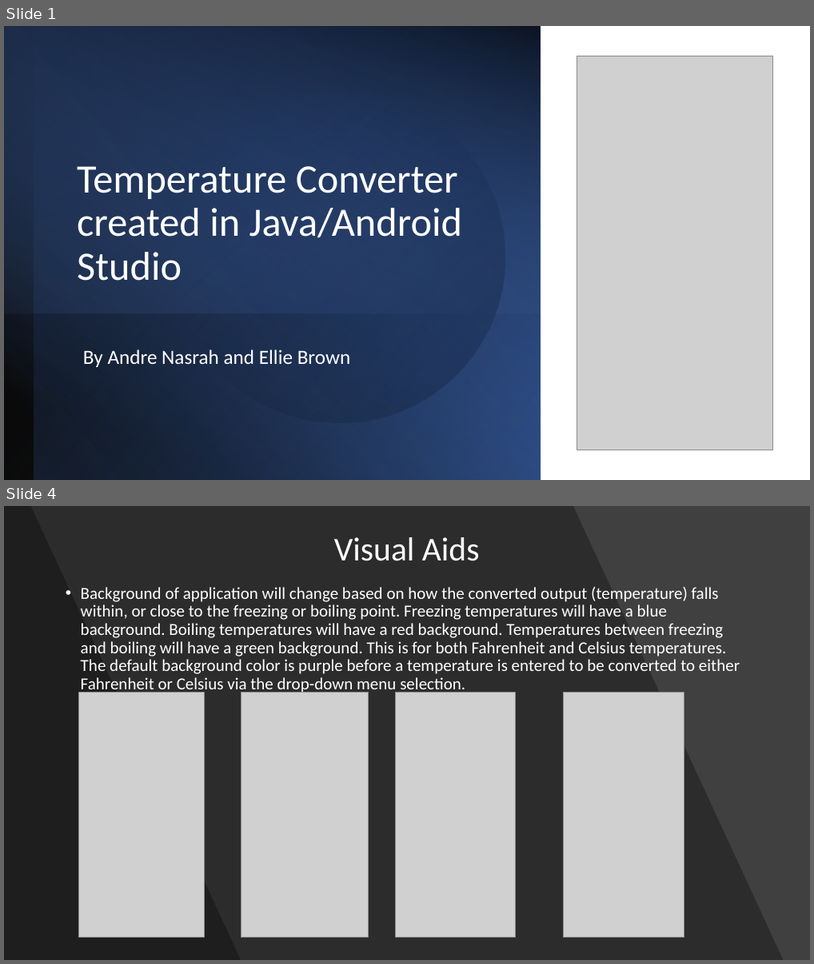
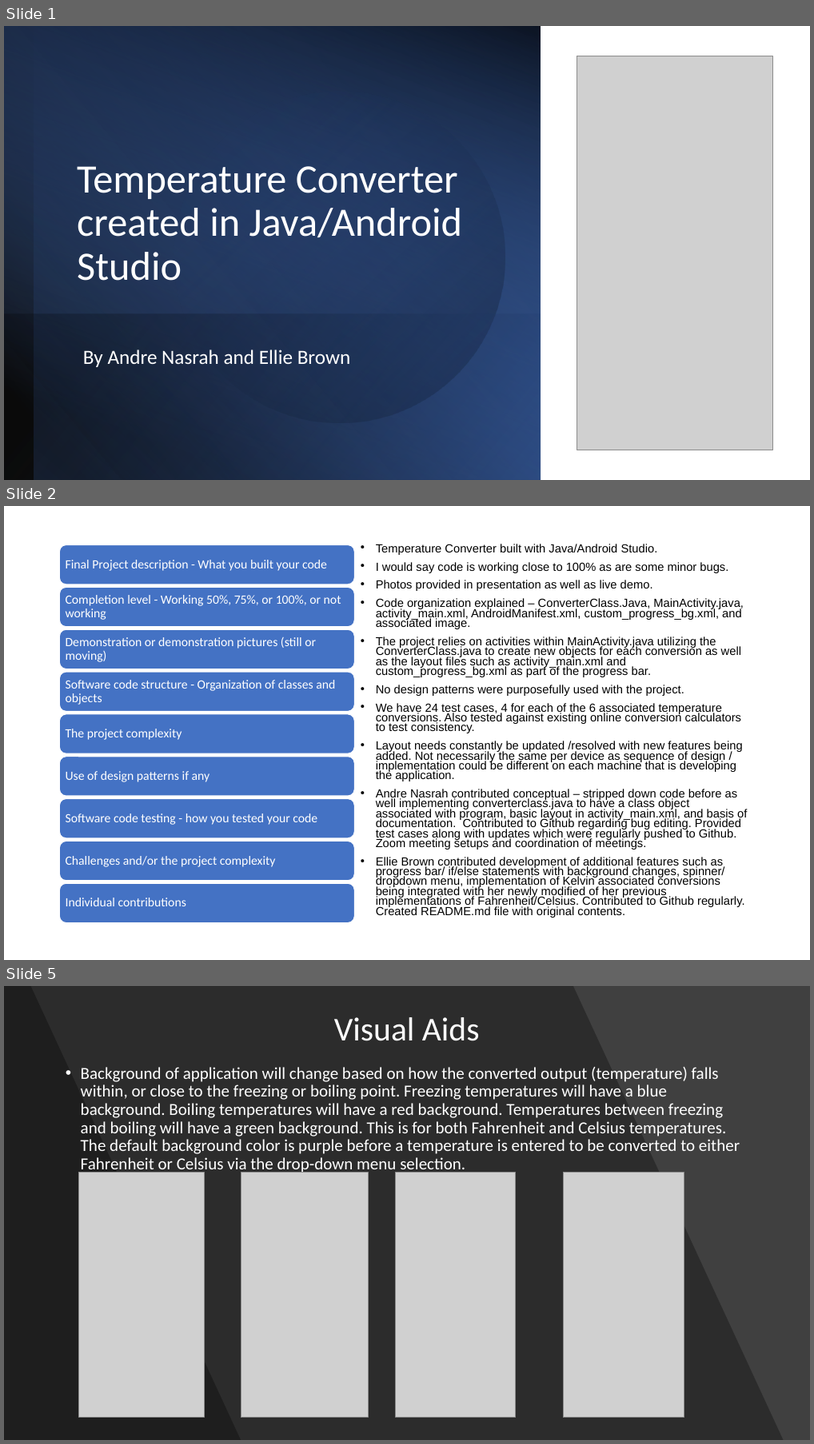
Before and after one commit to acn1008/ProjectComp730, a slide deck: Final Project.pptx. Shown one above the other, each under a label of ours: slides 1 and 4 before the commit, slides 1, 2 and 5 after it; the slides between them are not shown. The pictures are 814x964 and 814x1444 pixels, drawn with LibreOffice and Linux fonts; fonts in the diff are those of the drawing; grey boxes stand for pictures. Boxes give left, top, right and bottom in pixels: in the first picture for what was removed or moved away, otherwise in the second. Text is boxed around its words. In the diff, an @@ line names an element or a change of style, - is before the commit and + after.

Commit message:
Add files via upload
Uploading latest project presentation draft.

```diff
--- a/Final Project.pptx
+++ b/Final Project.pptx
@@ slide 2 added at [4,506,810,960], background #FFFFFF @@
@@ text added at [376,544,747,917], 14 pt, text #000000 @@
+• Temperature Converter built with Java/Android Studio.
+• I would say code is working close to 100% as are some minor bugs.
+• Photos provided in presentation as well as live demo.
+• Code organization explained – ConverterClass.Java, MainActivity.java, activity_main.xml, AndroidManifest.xml, custom_progress_bg.xml, and associated image.
+• The project relies on activities within MainActivity.java utilizing the ConverterClass.java to create new objects for each conversion as well as the layout files such as activity_main.xml and custom_progress_bg.xml as part of the progress bar.
+• No design patterns were purposefully used with the project.
+• We have 24 test cases, 4 for each of the 6 associated temperature conversions. Also tested against existing online conversion calculators to test consistency.
+• Layout needs constantly be updated /resolved with new features being added. Not necessarily the same per device as sequence of design / implementation could be different on each machine that is developing the application.
+• Andre Nasrah contributed conceptual – stripped down code before as well implementing converterclass.java to have a class object associated with program, basic layout in activity_main.xml, and basis of documentation. Contributed to Github regarding bug editing. Provided test cases along with updates which were regularly pushed to Github. Zoom meeting setups and coordination of meetings.
+• Ellie Brown contributed development of additional features such as progress bar/ if/else statements with background changes, spinner/ dropdown menu, implementation of Kelvin associated conversions being integrated with her newly modified of her previous implementations of Fahrenheit/Celsius. Contributed to Github regularly. Created README.md file with original contents.
@@ group added at [60,544,355,922]: 9 rounded rectangles, 9 texts @@
+Final Project description - What you built your code
+Completion level - Working 50%, 75%, or 100%, or not working
+Demonstration or demonstration pictures (still or moving)
+Software code structure - Organization of classes and objects
+The project complexity
+Use of design patterns if any
+Software code testing - how you tested your code
+Challenges and/or the project complexity
+Individual contributions
@@ what was slide 4 is now slide 5 @@
```
Also in this commit, not shown: 4 slides changed.
